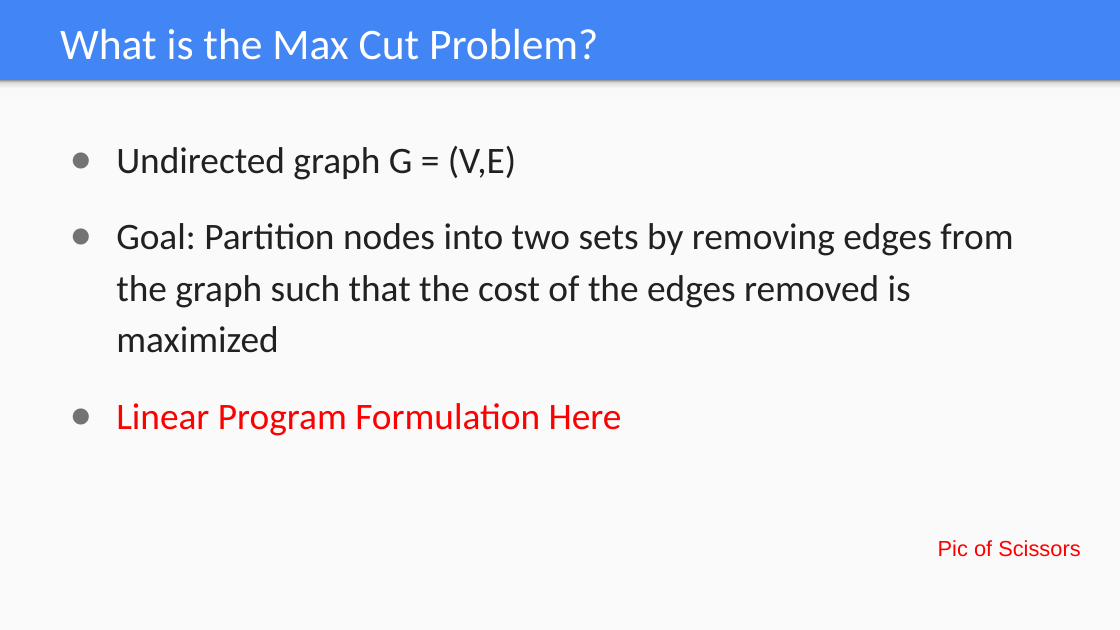
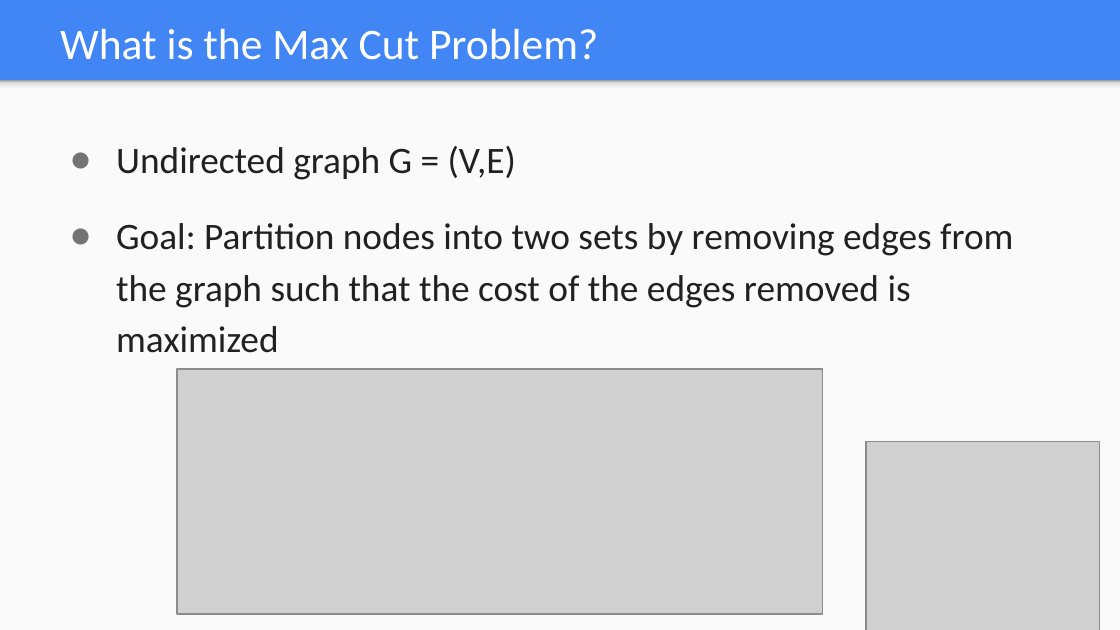
Before and after one commit to aggardner/574_max_cut, a slide deck: slide 3 of Max_Cut_ppt.pptx. Drawn at 1120x630 pixels with LibreOffice and Linux fonts; fonts in the diff are those of the drawing; grey boxes stand for pictures. Boxes give left, top, right and bottom in pixels: in the first picture for what was removed or moved away, otherwise in the second. Text is boxed around its words. In the diff, an @@ line names an element or a change of style, - is before the commit and + after.

```diff
--- a/Max_Cut_ppt.pptx
+++ b/Max_Cut_ppt.pptx
@@ picture added at (177, 370, 823, 615) @@
@@ text at (116, 403, 622, 436): paragraph removed @@
-● Linear Program Formulation Here
@@ picture added at (866, 442, 1099, 630) @@
@@ text removed at (938, 540, 1080, 557) @@
-Pic of Scissors
```
Also in this commit, not shown: 8 other slides changed, 2 slides added, 1 slide removed, 9 other files.
